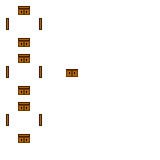
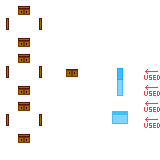
The second 160px x 160px image is a revision of the first. Changes to its layers:
painted on "Doors" over (x1=112, y1=68, x2=160, y2=128)
